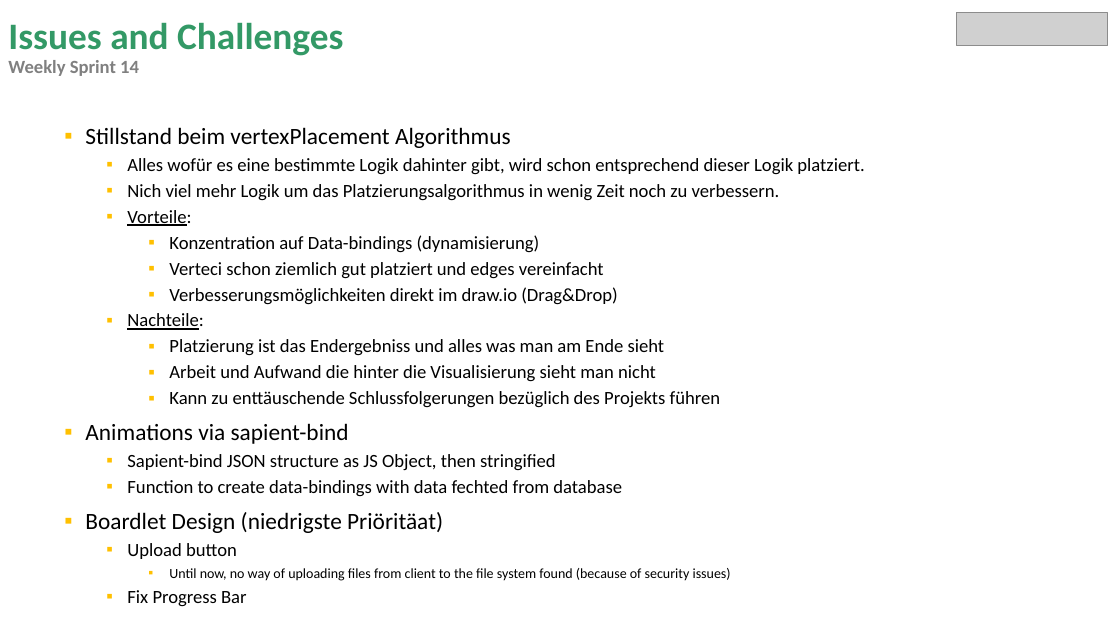
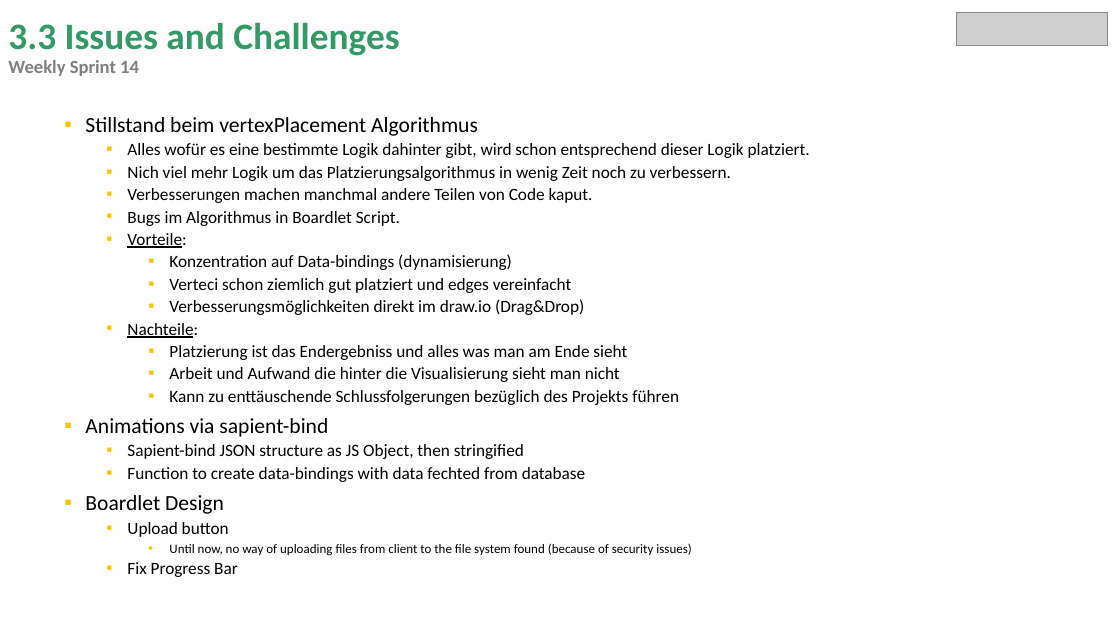
Before and after one commit to miguelrk/tum-mw-bachelorarbeit, a slide deck: slide 15 of 3 Entwicklungsphase/weekly_meeting_14.pptx (slide 13 before the commit). Drawn at 1120x630 pixels with LibreOffice and Linux fonts; fonts in the diff are those of the drawing; grey boxes stand for pictures. Boxes give left, top, right and bottom in pixels: in the first picture for what was removed or moved away, otherwise in the second. Text is boxed around its words. In the diff, an @@ line names an element or a change of style, - is before the commit and + after.

```diff
--- a/3 Entwicklungsphase/weekly_meeting_14.pptx
+++ b/3 Entwicklungsphase/weekly_meeting_14.pptx
@@ title at [8,22,399,76]: text changed @@
-Issues and Challenges
-Weekly Sprint 14
+3.3 Issues and Challenges
+Weekly Sprint 14
@@ text "Stillstand beim vertexPlacement Algorithmus": place and size @@
-text "Stillstand beim vertexPlacement Algorithmus" at [85,127,864,607]
+text "Stillstand beim vertexPlacement Algorithmus" at [85,117,810,577]
@@ text at [85,117,810,577]: size 20 to 18.5 pt in "Stillstand beim vertexPlacement Algorithmus", "Animations via sapient-bind"; size 16 to 14.8 pt in "Alles wofür es eine bestimmte Logik dahinter ...", "Nich viel mehr Logik um das Platzierungsalgorithmus ...", "Vorteile:", "Konzentration auf Data-bindings (dynamisierung)" and 10 more places; size 12 to 11.1 pt in "Until now, no way of uploading files ..."; line spacing 0.9 to 0.8 @@
@@ text at [127,188,593,226]: paragraphs added @@
+  ▪ Verbesserungen machen manchmal andere Teilen von Code kaput.
+  ▪ Bugs im Algorithmus in Boardlet Script.
@@ text at [85,495,224,514]: text changed; size 20 to 18.5 pt @@
-▪ Boardlet Design (niedrigste Priöritäat)
+▪ Boardlet Design
```
Also in this commit, not shown: 7 other slides changed, 2 slides added, 10 other files.
